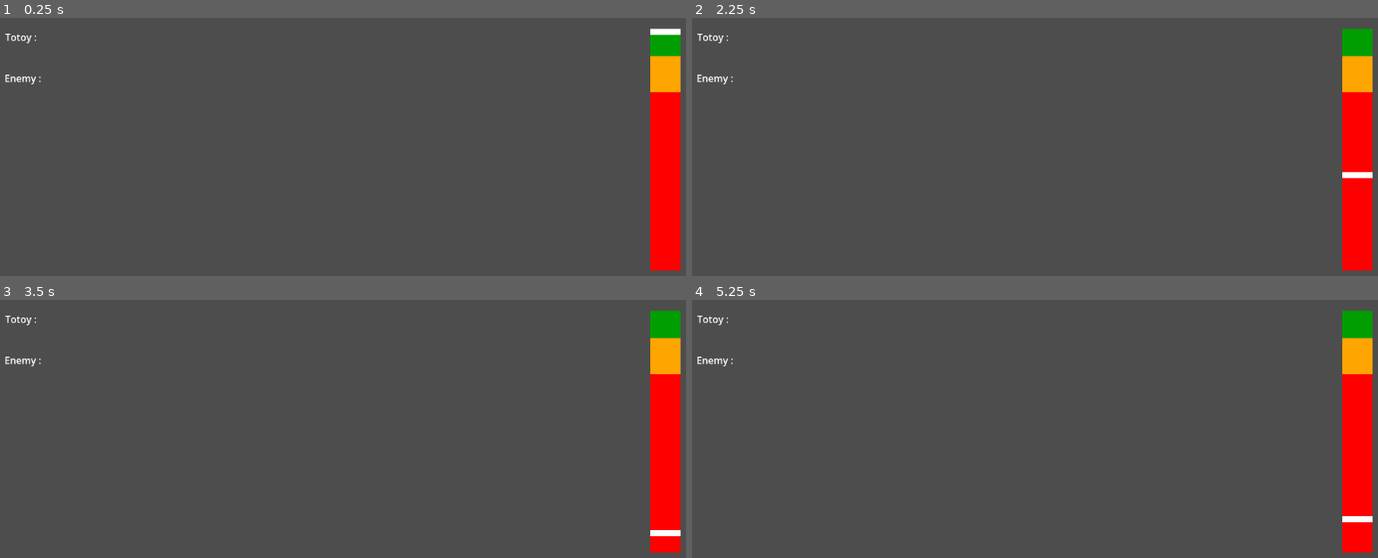
Above: before the commit, frames 1-4 (two rows, left to right).
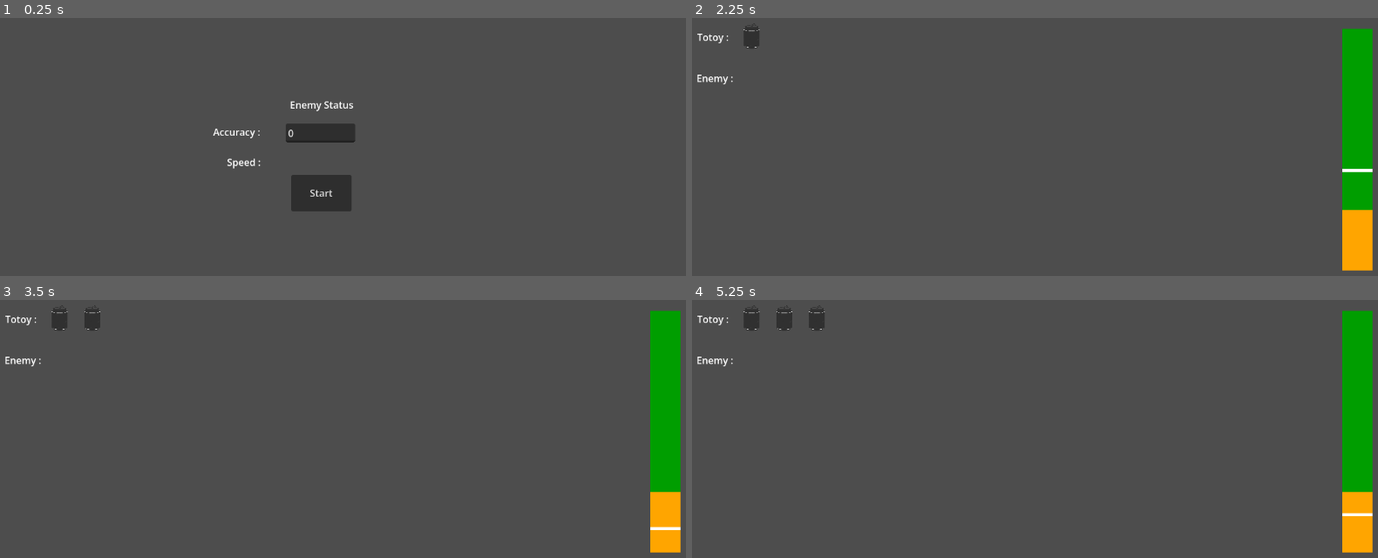
Above: after the commit, the same moments.

Repository: TuwonXD/Kalye404
Game: Godot game, scene res://menu.tscn
Two runs of this game, one before a commit and one after it. Both use one fixed random seed, a clock stepped at 60 frames per second and the inputs below. Before the commit the project starts from res://tumbang_preso.tscn.
Inputs (mouse positions are in pixels of both pictures, inside the frame that each line leads up to):
- Up to frame 1 (0.25 s): no input
- Up to frame 2 (2.25 s): click (1014, 193) at 0.5 s, where only the run after the commit has a clickable "Start"; tap Enter at 1.25 s; hold Space (StopArrow) 1.28-2.03 s; tap Space (StopArrow) at 2.1 s
- Up to frame 3 (3.5 s): hold Space (StopArrow) from 2.78 s (still down)
- Up to frame 4 (5.25 s): release Space (StopArrow) at 3.53 s; tap Space (StopArrow) at 3.6, 5.1 s; hold Space (StopArrow) 4.28-5.03 s

The runs differ from the first frame. In frame 1, 6.6% of the frame differs, in the area x 0-100%, y 4-98%; in frame 2, 3.9%; in frame 3, 4.0%; in frame 4, 4.2%.

Commit message:
modifiable bar zones size based on enemy accuracy

Diff:
--- /dev/null
+++ b/game/features/tumbang-preso/menu.gd
@@ -0,0 +1,36 @@
+extends Control
+
+@onready var enemy_accuracy_input = $EnemyAccuracyInput
+@onready var start_button = $StartButton
+
+const TUMBANG_PRESO_SCENE := "res://tumbang_preso.tscn"
+
+# Called when the node enters the scene tree for the first time.
+func _ready() -> void:
+	start_button.pressed.connect(_on_start_button_pressed)
+	enemy_accuracy_input.text_submitted.connect(_on_enemy_status_submitted)
+	enemy_accuracy_input.text = "0"
+
+
+func _on_enemy_status_submitted(_text: String) -> void:
+	_on_start_button_pressed()
+
+
+func _on_start_button_pressed() -> void:
+	var packed_scene := load(TUMBANG_PRESO_SCENE) as PackedScene
+	if packed_scene == null:
+		return
+
+	var next_scene = packed_scene.instantiate()
+
+	get_tree().root.add_child(next_scene)
+	get_tree().current_scene = next_scene
+
+	var power_bar = next_scene.get_node("PowerBar")
+	power_bar.apply_enemy_accuracy(_read_enemy_accuracy())
+
+	queue_free()
+
+
+func _read_enemy_accuracy() -> int:
+	return clampi(int(enemy_accuracy_input.text), 0, 100)
--- /dev/null
+++ b/game/features/tumbang-preso/menu.tscn
@@ -0,0 +1,56 @@
+[gd_scene format=3 uid="uid://du8ksfivomg61"]
+
+[ext_resource type="Script" uid="uid://0d4d075rknj0" path="res://menu.gd" id="1_lti8b"]
+
+[node name="Menu" type="Control" unique_id=56611537]
+layout_mode = 3
+anchors_preset = 0
+offset_right = 40.0
+offset_bottom = 40.0
+script = ExtResource("1_lti8b")
+
+[node name="AccuracyLabel" type="Label" parent="." unique_id=1960304599]
+layout_mode = 0
+offset_left = 350.0
+offset_top = 170.0
+offset_right = 437.0
+offset_bottom = 207.0
+text = "Accuracy :"
+horizontal_alignment = 1
+vertical_alignment = 1
+
+[node name="SpeedLabel" type="Label" parent="." unique_id=373798383]
+layout_mode = 0
+offset_left = 350.0
+offset_top = 220.0
+offset_right = 460.0
+offset_bottom = 257.0
+text = "Speed :"
+horizontal_alignment = 1
+vertical_alignment = 1
+
+[node name="EnemyStatsLabel" type="Label" parent="." unique_id=1519943935]
+layout_mode = 0
+offset_left = 454.0
+offset_top = 119.0
+offset_right = 615.0
+offset_bottom = 169.0
+text = "Enemy Status"
+horizontal_alignment = 1
+vertical_alignment = 1
+
+[node name="EnemyAccuracyInput" type="LineEdit" parent="." unique_id=177268545]
+layout_mode = 0
+offset_left = 474.0
+offset_top = 175.0
+offset_right = 589.0
+offset_bottom = 206.0
+placeholder_text = "0 - 100"
+
+[node name="StartButton" type="Button" parent="." unique_id=514756460]
+layout_mode = 0
+offset_left = 483.0
+offset_top = 260.0
+offset_right = 583.0
+offset_bottom = 320.0
+text = "Start"
--- a/game/features/tumbang-preso/power_bar_easy.gd
+++ b/game/features/tumbang-preso/power_bar.gd
@@ -2,6 +2,7 @@
 
 @export var bar_width: float = 50.0
 @export var bar_height: float = 400.0
+@export var enemy_accuracy: int = 100
 
 # pixels per second
 @export var arrow_speed: float = 200.0
@@ -44,6 +45,33 @@
 @export var max_score: int = 5
 var score: int = 0
 
+
+func apply_enemy_accuracy(accuracy: int) -> void:
+	enemy_accuracy = 100 - accuracy
+	var enemy_accuracy_float := 100.0 - float(accuracy)
+
+	var halfOfOrange := (enemy_accuracy_float / 2.0) / 2.0
+
+	var green_zone_end := (enemy_accuracy_float - halfOfOrange) / 100
+	var orange_zone_end := (green_zone_end * 100 + (halfOfOrange * 2)) / 100
+
+	green_zone_end = clampf(green_zone_end, 0.0, 1.0)
+	orange_zone_end = clampf(orange_zone_end, green_zone_end, 1.0)
+
+	if is_equal_approx(green_zone_end, 0.0):
+		green_zone_end = 0.05
+		orange_zone_end = 0.1
+
+	min_zone = Vector2(0.0, green_zone_end)
+	mid_zone = Vector2(green_zone_end, orange_zone_end)
+	max_zone = Vector2(mid_zone.y, 1.0)
+
+	print("green zone: 0 to ", green_zone_end)
+	print("orange zone: ", green_zone_end, " to ", orange_zone_end)
+	print("red zone: ", mid_zone.y, " to 1")
+
+	_update_zone_visuals()
+
 # Called when the node enters the scene tree for the first time.
 func _ready():
 	size = Vector2(bar_width, bar_height)
@@ -60,6 +88,7 @@
 	red_zone.size = Vector2(bar_width, bar_height * (max_zone.y - max_zone.x))
 
 	arrow.position = Vector2.ZERO
+	apply_enemy_accuracy(enemy_accuracy)
 
 
 
@@ -68,25 +97,38 @@
 	if not is_active or stopped:
 		return
 
-	arrow_position += arrow_direction * arrow_speed * delta / bar_height
-
-	if arrow_position >= 1.0:
-		arrow_position = 1.0
+	var usable_height = get_usable_height()
+
+	arrow_position += arrow_direction * arrow_speed * delta / usable_height
+
+	# Clamp normalized value
+	arrow_position = clampf(arrow_position, 0.0, 1.0)
+
+	# Bounce
+	if arrow_position == 1.0:
 		arrow_direction = -1.0
-
-	elif arrow_position <= 0.0:
-		arrow_position = 0.0
+	elif arrow_position == 0.0:
 		arrow_direction = 1.0
 
-	arrow.position.y = bar_height - (arrow_position * bar_height)
-
+	# Convert normalized -> pixels
+	arrow.position.y = usable_height * (1.0 - arrow_position)
+
+func _update_zone_visuals():
+	green_zone.position = Vector2.ZERO
+	green_zone.size = Vector2(bar_width, bar_height * (min_zone.y - min_zone.x))
+
+	orange_zone.position = Vector2(0, bar_height * mid_zone.x)
+	orange_zone.size = Vector2(bar_width, bar_height * (mid_zone.y - mid_zone.x))
+
+	red_zone.position = Vector2(0, bar_height * max_zone.x)
+	red_zone.size = Vector2(bar_width, bar_height * (max_zone.y - max_zone.x))
 
 func start():
 	is_active = true
 	stopped = false
 	arrow_position = 0.0
 	arrow_direction = 1.0
-	arrow.position.y = bar_height
+	arrow.position.y = get_usable_height()
 
 
 func stop():
@@ -153,4 +195,7 @@
 	stopped = false
 	arrow_position = 0.0
 	arrow_direction = 1.0
-	arrow.position.y = bar_height
+	arrow.position.y = bar_height - arrow.size.y
+
+func get_usable_height() -> float:
+	return bar_height - arrow.size.y
--- a/game/features/tumbang-preso/power_bar_easy.tscn
+++ b/game/features/tumbang-preso/power_bar.tscn
@@ -1,6 +1,6 @@
 [gd_scene format=3 uid="uid://cascibvb802lu"]
 
-[ext_resource type="Script" uid="uid://c2puo7veaor62" path="res://power_bar_easy.gd" id="1_hutyk"]
+[ext_resource type="Script" uid="uid://c2puo7veaor62" path="res://power_bar.gd" id="1_hutyk"]
 
 [node name="PowerBarEasy" type="Control" unique_id=692389063]
 layout_mode = 3
@@ -42,4 +42,4 @@
 layout_mode = 0
 offset_top = 400.0
 offset_right = 50.0
-offset_bottom = 410.0
+offset_bottom = 405.0
--- a/game/features/tumbang-preso/project.godot
+++ b/game/features/tumbang-preso/project.godot
@@ -11,7 +11,7 @@
 [application]
 
 config/name="tumbang_preso"
-run/main_scene="uid://bbr3dy5um7abw"
+run/main_scene="uid://du8ksfivomg61"
 config/features=PackedStringArray("4.6", "GL Compatibility")
 config/icon="res://icon.svg"
 
--- a/game/features/tumbang-preso/tumbang_preso.tscn
+++ b/game/features/tumbang-preso/tumbang_preso.tscn
@@ -1,15 +1,15 @@
 [gd_scene format=3 uid="uid://bbr3dy5um7abw"]
 
-[ext_resource type="PackedScene" uid="uid://cascibvb802lu" path="res://power_bar_easy.tscn" id="1_gl814"]
+[ext_resource type="PackedScene" uid="uid://cascibvb802lu" path="res://power_bar.tscn" id="1_gl814"]
 [ext_resource type="PackedScene" uid="uid://divalb05tbeer" path="res://ui.tscn" id="1_ui001"]
 
 [node name="TumbangPreso" type="Node2D" unique_id=120766366]
 
-[node name="PowerBarEasy" parent="." unique_id=692389063 instance=ExtResource("1_gl814")]
+[node name="PowerBar" parent="." unique_id=692389063 instance=ExtResource("1_gl814")]
 offset_left = 1077.0
 offset_top = 18.0
 offset_right = 1117.0
 offset_bottom = 58.0
 
 [node name="UI" parent="." unique_id=138204179 instance=ExtResource("1_ui001")]
-player_power_bar_path = NodePath("../PowerBarEasy")
+player_power_bar_path = NodePath("../PowerBar")
Not shown, added: game/features/tumbang-preso/menu.gd.uid
Renamed: game/features/tumbang-preso/power_bar_easy.gd.uid -> game/features/tumbang-preso/power_bar.gd.uid
